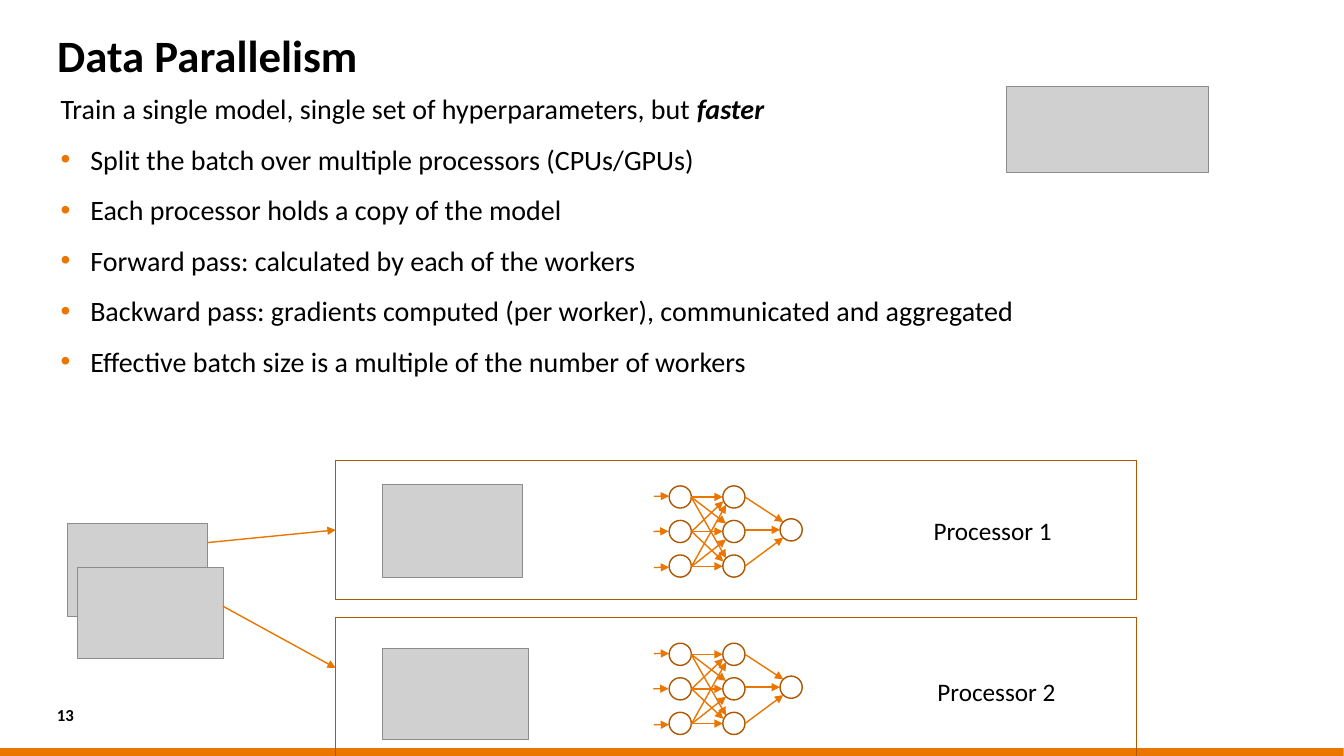
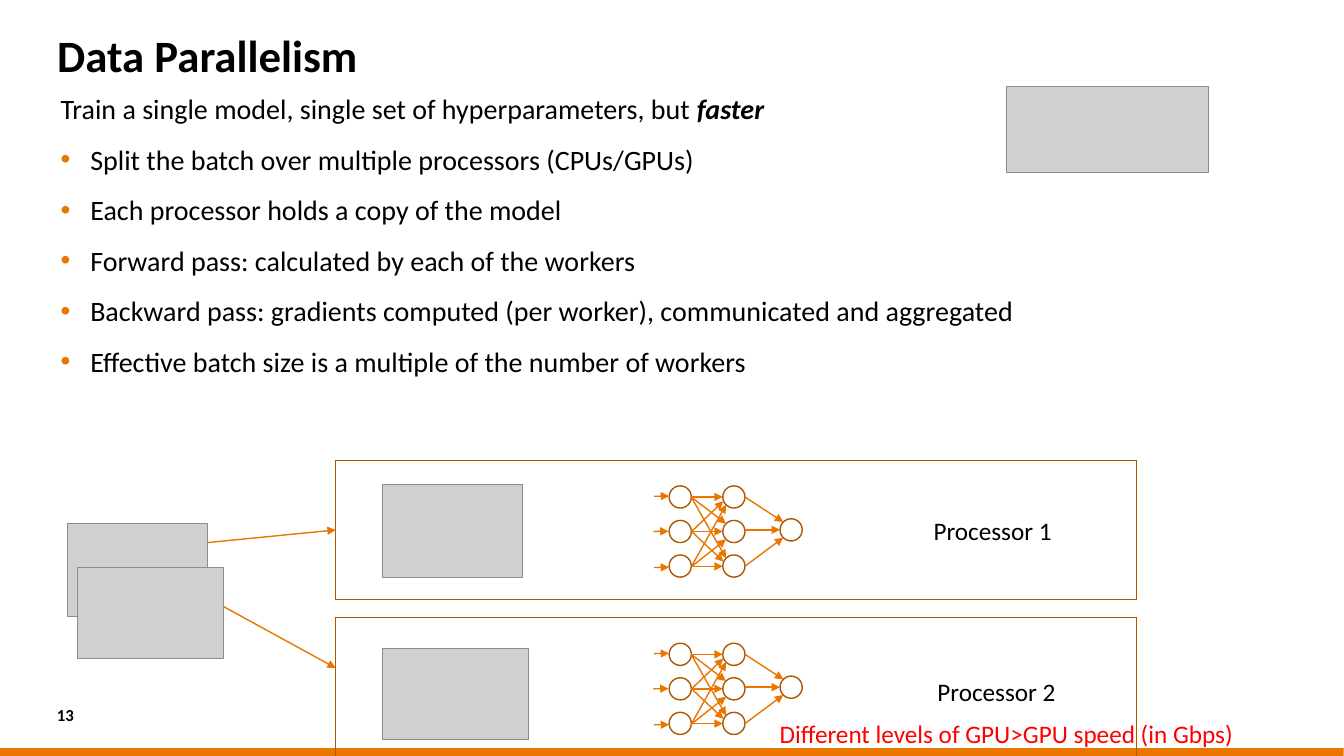
Before and after one commit to sara-nl/HPML-course-materials, a slide deck: slide 13 of Day2/slides/Parallel_Computing_for_DL.pptx. Drawn at 1344x756 pixels with LibreOffice and Linux fonts; fonts in the diff are those of the drawing; grey boxes stand for pictures; background and template pictures are left out. Boxes give left, top, right and bottom in pixels: in the first picture for what was removed or moved away, otherwise in the second. Text is boxed around its words. In the diff, an @@ line names an element or a change of style, - is before the commit and + after.

```diff
--- a/Day2/slides/Parallel_Computing_for_DL.pptx
+++ b/Day2/slides/Parallel_Computing_for_DL.pptx
@@ text added at box(780, 724, 1233, 749), 18 pt, text #FF0000 @@
+Different levels of GPU>GPU speed (in Gbps)
```
Also in this commit, not shown: 37 other slides changed, 6 slides added, 12 other files.
